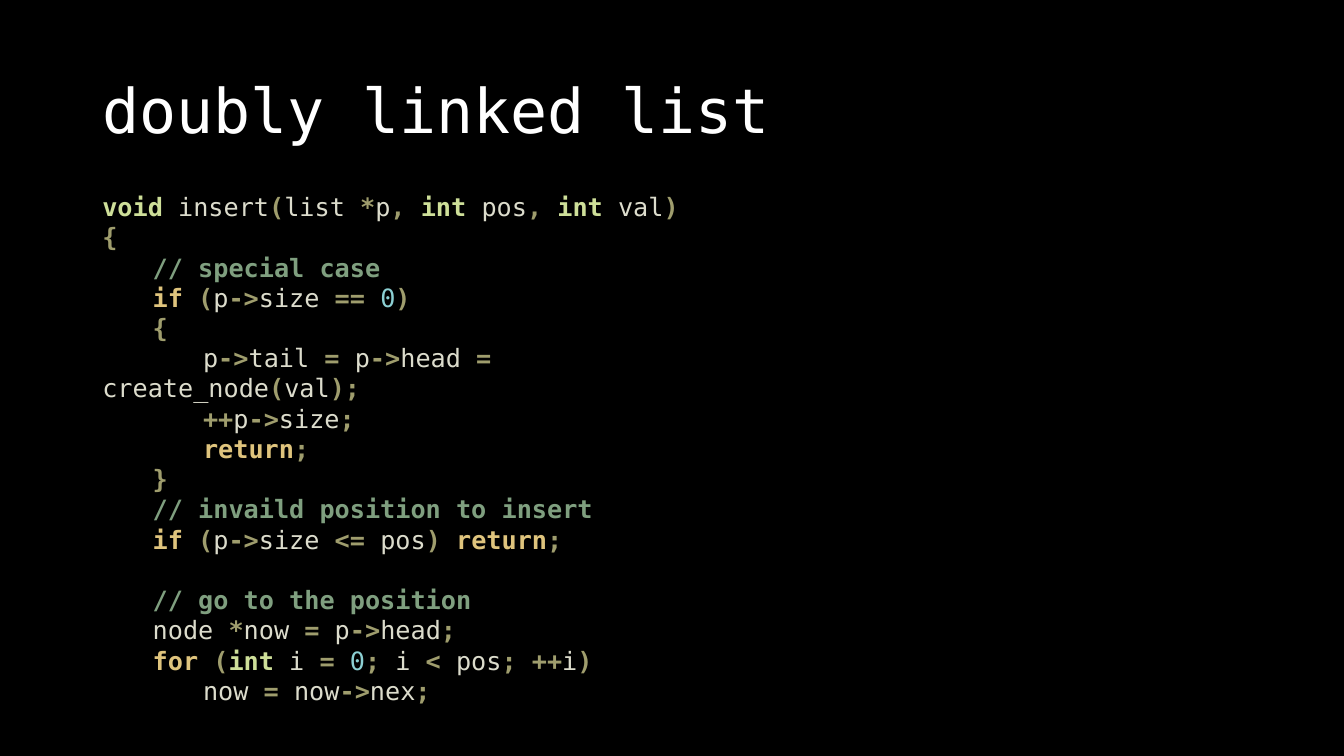
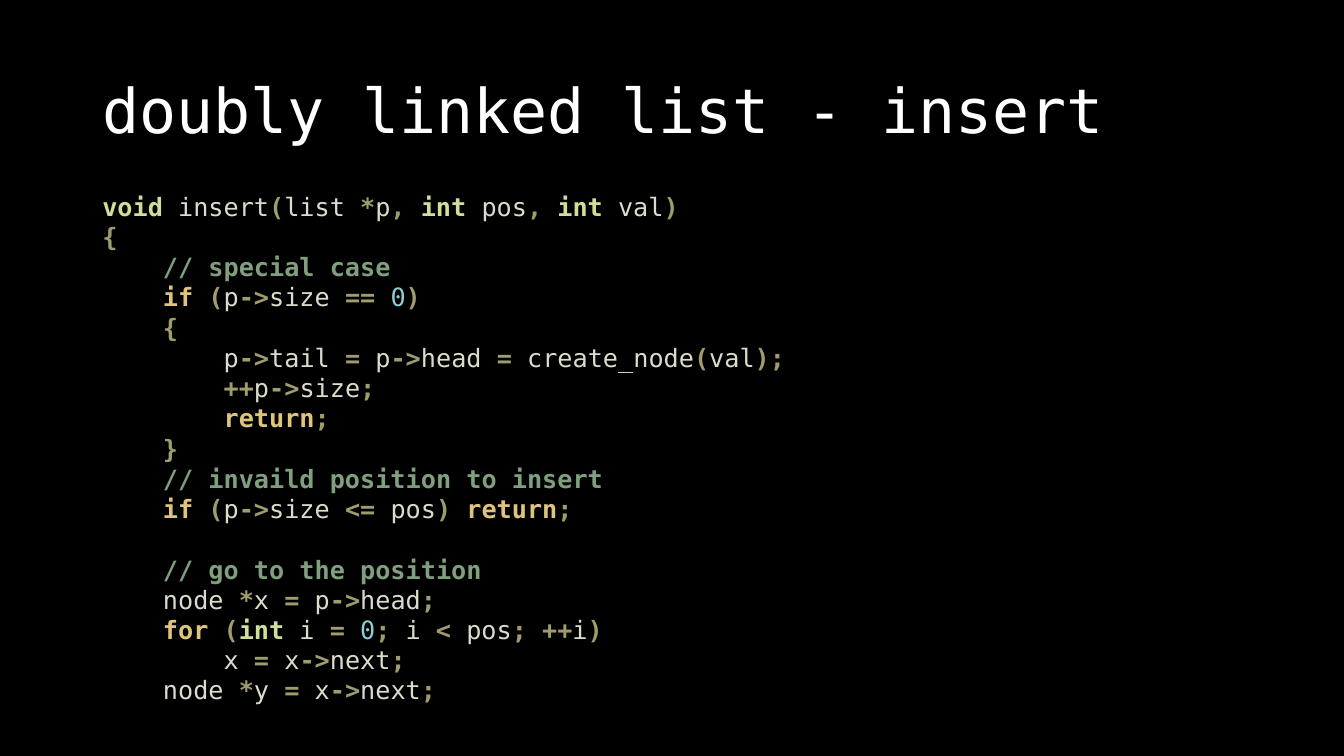
Before and after one commit to OEmiliatanO/those_c_prog_didnt_teach, a slide deck: slide 32 of Ch3/Ch3-data structure.pptx (slide 14 before the commit). Drawn at 1344x756 pixels with LibreOffice and Linux fonts; fonts in the diff are those of the drawing. Boxes give left, top, right and bottom in pixels: in the first picture for what was removed or moved away, otherwise in the second. Text is boxed around its words. In the diff, an @@ line names an element or a change of style, - is before the commit and + after.

```diff
--- a/Ch3/Ch3-data structure.pptx
+++ b/Ch3/Ch3-data structure.pptx
@@ title at (x1=102, y1=86, x2=1103, y2=146): text changed @@
-doubly linked list
+doubly linked list - insert
@@ text at (x1=163, y1=590, x2=436, y2=615): text changed @@
-node *now = p->head;
+node *x = p->head;
@@ text at (x1=163, y1=651, x2=436, y2=705): text changed @@
-now = now->nex;
+x = x->next;
+node *y = x->next;
```
Also in this commit, not shown: 34 other slides changed, 87 slides added, 2 slides removed, 3 other files.
